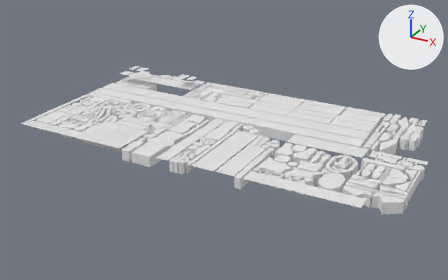
A saved change to the Blender file vehicles/interrawt3/TextureBaker/seoil_framebody_mechanical.blend.
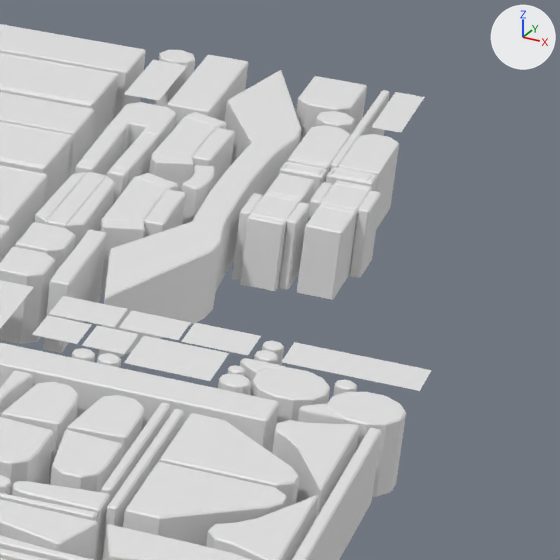
There are two pictures of each version: one whole from a 50 mm camera at (4.367, -3.854, 2.235) aimed at (1.755, 0.894, -0.139), one close up on the part from 81% to 100% of the width and 38% to 68% of the height. Every picture has the same lights, and +X, +Y and +Z are marked at upper right.

Objects in the first close-up: 'Curve', 'Curve_flaty'.
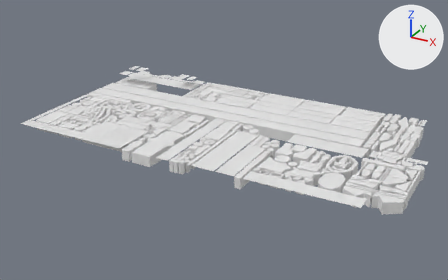
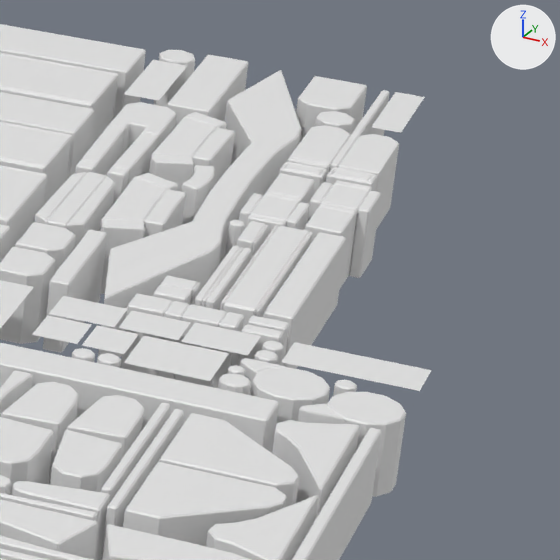
Changed parts and their boxes [x1, y1, x2, y2] in the close-ups (560 x 560 px):
part 1 of me_curve, added: after [120, 220, 346, 388]

Patch to the scene script:
```diff
--- a/vehicles/interrawt3/TextureBaker/seoil_framebody_mechanical.blend.py
+++ b/vehicles/interrawt3/TextureBaker/seoil_framebody_mechanical.blend.py
@@ me_curve @@
 # used by ob_curve; location = (0.0, 0.0, 0.0)
-me_curve.from_pydata(...)  # 6359 vertices, 4327 faces; spans x 0.02..3.61, y 0.01..1.99, z 0.0
+me_curve.from_pydata(...)  # 6540 vertices, 4439 faces; spans x 0.02..3.61, y 0.01..1.99, z 0.0
+# me_curve part 1
+# 162 vertices are added at x 3.22..3.42, y 1.04..1.4, z 0.0
+# 10 new vertices lie (-0.04, 0.0, 0.0) away from vertices in x 3.37, y 1.11..1.4, z 0.0
+# 9 new vertices lie (0.04, 0.0, 0.0) away from vertices in x 3.38, y 1.11..1.4, z 0.0
+# 112 new faces join them
 me_curve.materials.append(mat_material)
```
